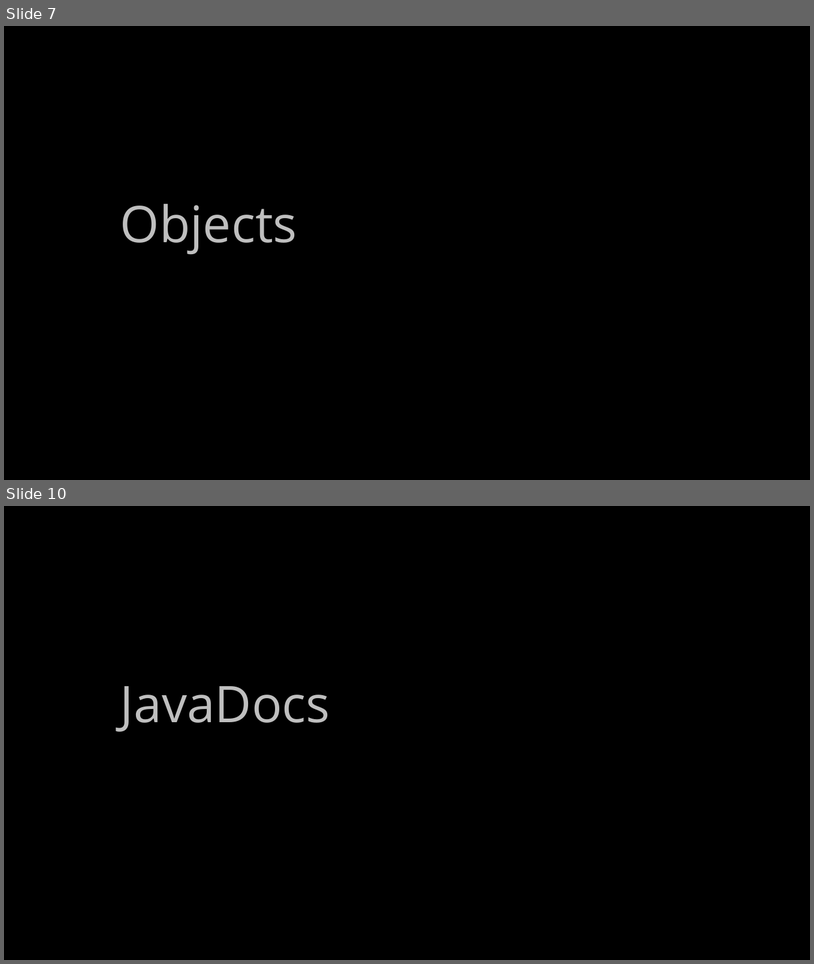
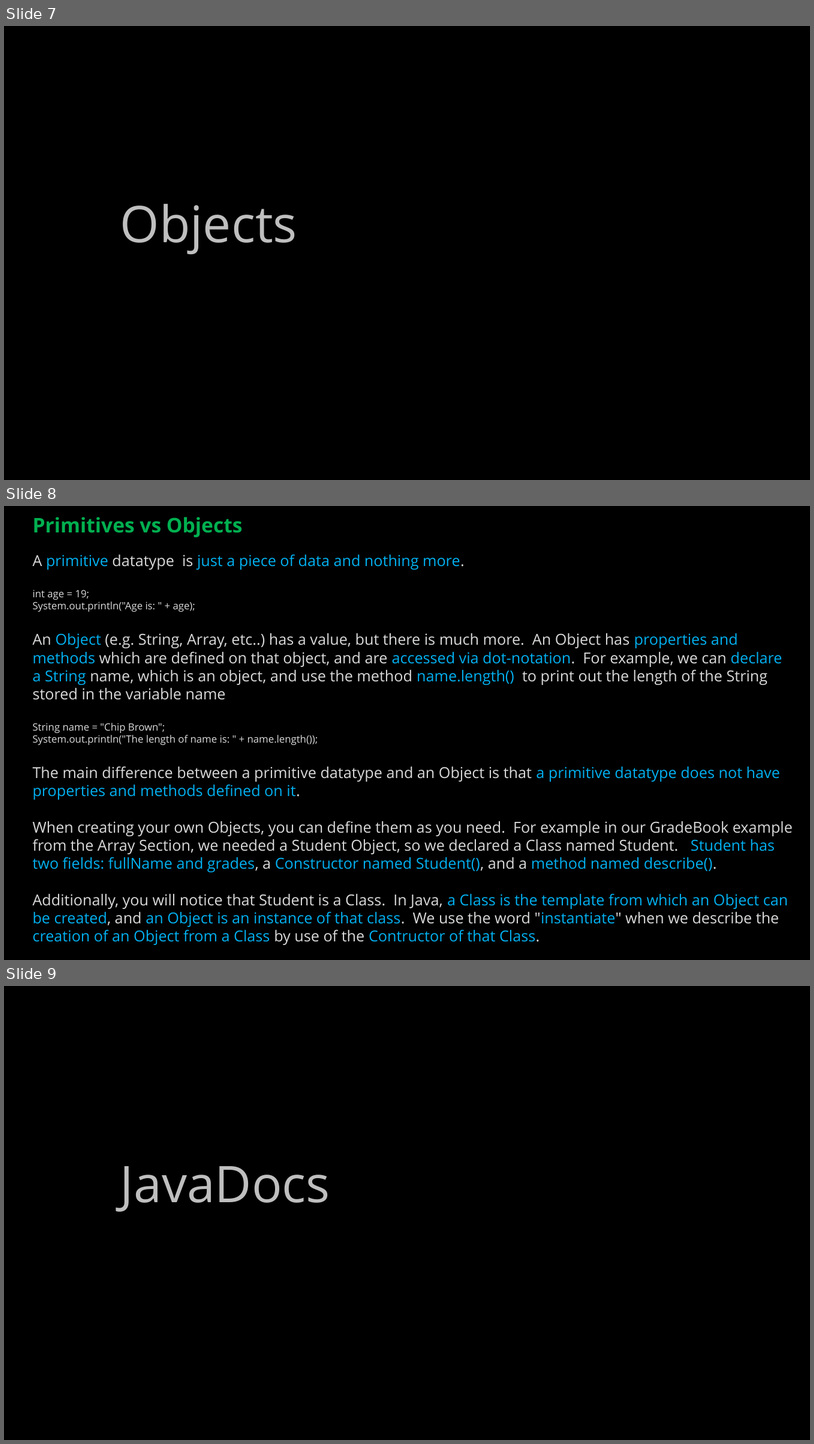
Before and after one commit to ckiefriter1/PT-BESD, a slide deck: Week3/BESD Week 3.pptx. Shown one above the other, each under a label of ours: slides 7 and 10 before the commit, slides 7, 8 and 9 after it; the slides between them are not shown. The pictures are 814x964 and 814x1444 pixels, drawn with LibreOffice and Linux fonts; fonts in the diff are those of the drawing. Boxes give left, top, right and bottom in pixels: in the first picture for what was removed or moved away, otherwise in the second. Text is boxed around its words. In the diff, an @@ line names an element or a change of style, - is before the commit and + after.

```diff
--- a/Week3/BESD Week 3.pptx
+++ b/Week3/BESD Week 3.pptx
@@ slide 8 added at (x1=4, y1=506, x2=810, y2=960), background #000000 @@
@@ text added at (x1=33, y1=517, x2=243, y2=537), 24 pt, text #00B050, bold @@
+Primitives vs Objects
@@ text added at (x1=33, y1=554, x2=793, y2=945), 18 pt, text #D9D9D9 @@
+A primitive datatype is just a piece of data and nothing more.
+int age = 19;
+System.out.println("Age is: " + age);
+An Object (e.g. String, Array, etc..) has a value, but there is much more. An Object has properties and methods which are defined on that object, and are accessed via dot-notation. For example, we can declare a String name, which is an object, and use the method name.length() to print out the length of the String stored in the variable name
+String name = "Chip Brown";
+System.out.println("The length of name is: " + name.length());
+The main difference between a primitive datatype and an Object is that a primitive datatype does not have properties and methods defined on it.
+When creating your own Objects, you can define them as you need. For example in our GradeBook example from the Array Section, we needed a Student Object, so we declared a Class named Student. Student has two fields: fullName and grades, a Constructor named Student(), and a method named describe().
+Additionally, you will notice that Student is a Class. In Java, a Class is the template from which an Object can be created, and an Object is an instance of that class. We use the word "instantiate" when we describe the creation of an Object from a Class by use of the Contructor of that Class.
@@ what was slide 10 is now slide 9 @@
```
Also in this commit, not shown: 2 slides changed, 6 other slides added, 7 slides removed, 1 other file.
